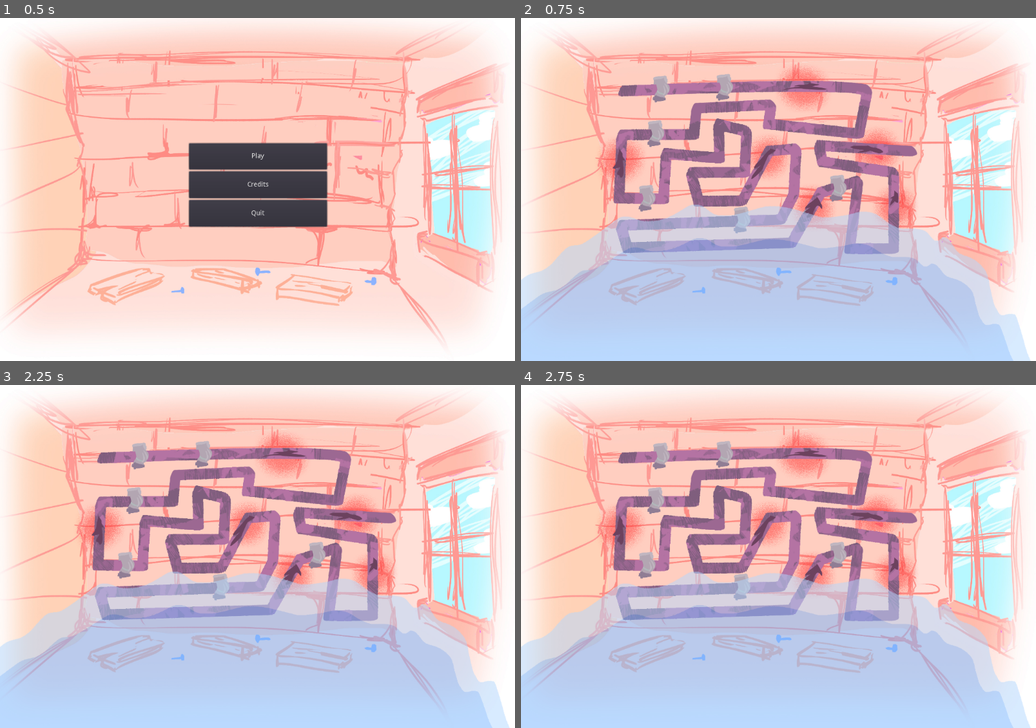
Above: before the commit, frames 1-4 (two rows, left to right).
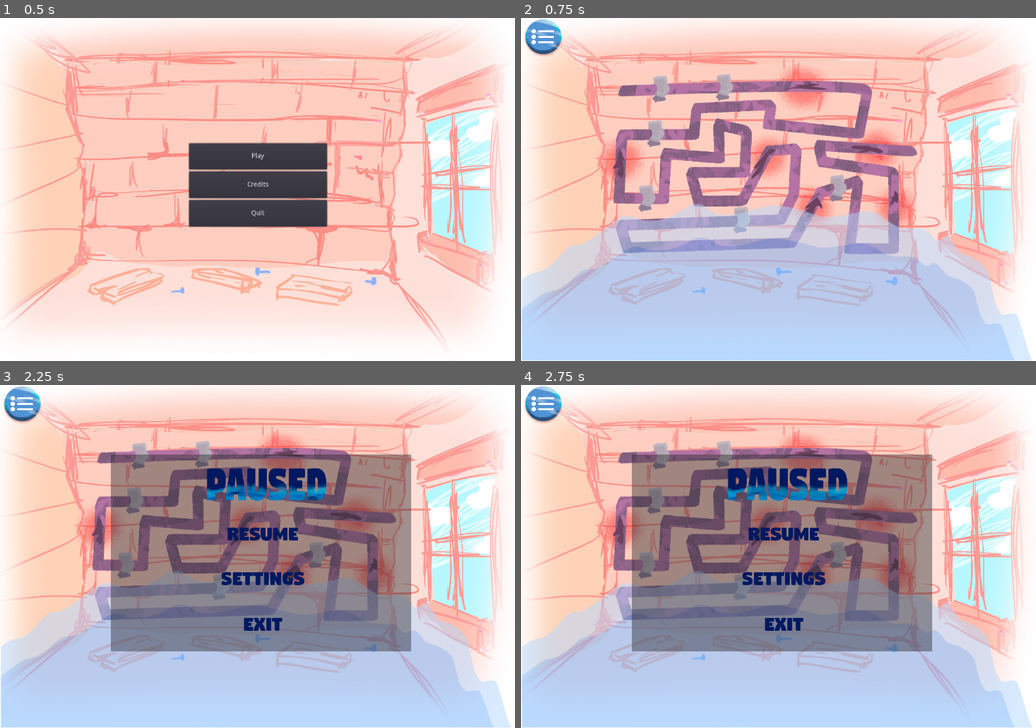
Above: after the commit, the same moments.

Repository: batomow/COMPILER
Game: Godot game, scene res://Main Scenes/MainMenu/MainMenu.tscn
Two runs of this game, one before a commit and one after it. Both use one fixed random seed, a clock stepped at 60 frames per second and the inputs below.
Inputs (mouse positions are in pixels of both pictures, inside the frame that each line leads up to):
- Up to frame 1 (0.5 s): no input
- Up to frame 2 (0.75 s): click "Play" at 0.5 s
- Up to frame 3 (2.25 s): click (30, 703) at 1.25 s, where only the run before the commit has a clickable "Menu"; click (20, 405) at 2.02 s
- Up to frame 4 (2.75 s): no input

Frame 1 is identical in both runs. In frame 2, 1.1% of the frame differs, in the area x 0-100%, y 0-100%; in frame 3, 34%; in frame 4, 34%.

Commit message:
basic functionality

Diff:
--- /dev/null
+++ b/Animations/InGameMenu.tres
@@ -0,0 +1,23 @@
+[gd_resource type="Animation" load_steps=5 format=2]
+
+[ext_resource path="res://Art/InGameMenu/Title/paused_title_1.png" type="Texture" id=1]
+[ext_resource path="res://Art/InGameMenu/Title/paused_title_2.png" type="Texture" id=2]
+[ext_resource path="res://Art/InGameMenu/Title/paused_title_3.png" type="Texture" id=3]
+[ext_resource path="res://Art/InGameMenu/Title/paused_title_4.png" type="Texture" id=4]
+
+[resource]
+resource_name = "PausedTitle"
+length = 0.8
+loop = true
+tracks/0/type = "value"
+tracks/0/path = NodePath(".:texture")
+tracks/0/interp = 1
+tracks/0/loop_wrap = true
+tracks/0/imported = false
+tracks/0/enabled = true
+tracks/0/keys = {
+"times": PoolRealArray( 0, 0.2, 0.4, 0.6 ),
+"transitions": PoolRealArray( 1, 1, 1, 1 ),
+"update": 1,
+"values": [ ExtResource( 1 ), ExtResource( 2 ), ExtResource( 3 ), ExtResource( 4 ) ]
+}
--- a/Main Scenes/Game/Game.tscn
+++ b/Main Scenes/Game/Game.tscn
@@ -1,12 +1,15 @@
 [gd_scene load_steps=6 format=2]
 
-[ext_resource path="res://Main Scenes/Game/InGameMenu.tscn" type="PackedScene" id=1]
-[ext_resource path="res://Art/BG.jpg" type="Texture" id=2]
-[ext_resource path="res://Art/tuberia.png" type="Texture" id=3]
-[ext_resource path="res://Art/piso_agua.png" type="Texture" id=4]
+[ext_resource path="res://Art/BG.jpg" type="Texture" id=1]
+[ext_resource path="res://Art/tuberia.png" type="Texture" id=2]
+[ext_resource path="res://Art/piso_agua.png" type="Texture" id=3]
+[ext_resource path="res://Main Scenes/Game/InGameMenu.tscn" type="PackedScene" id=4]
 
 [sub_resource type="GDScript" id=1]
 script/source = "extends Node2D
+
+enum game_states { PAUSED, NOT_PAUSED }
+var current_state:int = game_states.NOT_PAUSED
 
 onready var early_timer = $EarlyGame
 onready var mid_timer = $MidGame
@@ -42,6 +45,8 @@
 			print(alphabet[event.scancode])
 
 func _process(delta):
+	if current_state == game_states.PAUSED:
+		return
 	if !input_queue.empty(): #process key press or release
 		var event:InputEventKey = input_queue.front()
 		if (event.pressed):
@@ -69,6 +74,8 @@
 	pass # Replace with function body.
 
 func _on_Leak_timeout():
+	if current_state == game_states.PAUSED:
+		return
 	if letter_stack.empty() or position_stack.empty() or fugas_counter > 4:
 		return
 	var new_fuga = base_fuga.instance()
@@ -85,18 +92,6 @@
 [node name="Game" type="Node2D"]
 script = SubResource( 1 )
 
-[node name="UI" type="Control" parent="."]
-editor/display_folded = true
-anchor_right = 1.0
-anchor_bottom = 1.0
-
-[node name="InGameMenu" parent="UI" instance=ExtResource( 1 )]
-margin_left = 16.5009
-margin_top = 635.333
-margin_right = 111.5
-margin_bottom = 702.333
-items = [ "Main Menu", null, 0, false, false, 1, 0, null, "", false, "Quit", null, 0, false, false, 2, 0, null, "", false ]
-
 [node name="Pipe" type="Node2D" parent="."]
 editor/display_folded = true
 
@@ -120,16 +115,17 @@
 margin_right = 1338.62
 margin_bottom = 765.581
 rect_scale = Vector2( 0.58, 0.6 )
-texture = ExtResource( 3 )
+texture = ExtResource( 2 )
 
 [node name="Midground" type="TextureRect" parent="."]
 anchor_right = 1.0
 anchor_bottom = 1.0
-margin_left = -1.0
-margin_right = 1983.0
-margin_bottom = 1080.0
+margin_left = 1.58472
+margin_top = -1.29236
+margin_right = 1985.58
+margin_bottom = 1078.71
 rect_scale = Vector2( 0.563, 0.667 )
-texture = ExtResource( 4 )
+texture = ExtResource( 3 )
 
 [node name="EarlyGame" type="Timer" parent="."]
 wait_time = 3.0
@@ -146,6 +142,8 @@
 [node name="Leak" type="Timer" parent="."]
 
 [node name="FugaContainer" type="Node2D" parent="."]
+
+[node name="InGameMenu" parent="." instance=ExtResource( 4 )]
 [connection signal="timeout" from="EarlyGame" to="." method="_on_EarlyGame_timeout"]
 [connection signal="timeout" from="MidGame" to="." method="_on_MidGame_timeout"]
 [connection signal="timeout" from="LateGame" to="." method="_on_LateGame_timeout"]
--- a/Main Scenes/Game/InGameMenu.tscn
+++ b/Main Scenes/Game/InGameMenu.tscn
@@ -1,26 +1,127 @@
-[gd_scene load_steps=2 format=2]
+[gd_scene load_steps=16 format=2]
+
+[ext_resource path="res://Art/InGameMenu/PAUSE_IDDLE.png" type="Texture" id=1]
+[ext_resource path="res://Art/InGameMenu/PAUSE_PUSH.png" type="Texture" id=2]
+[ext_resource path="res://Art/InGameMenu/Title/paused_title_2.png" type="Texture" id=3]
+[ext_resource path="res://Animations/InGameMenu.tres" type="Animation" id=4]
+[ext_resource path="res://Art/InGameMenu/resume_iddle.png" type="Texture" id=5]
+[ext_resource path="res://Art/InGameMenu/resume_pushed.png" type="Texture" id=6]
+[ext_resource path="res://Art/InGameMenu/resume_selected.png" type="Texture" id=7]
+[ext_resource path="res://Art/InGameMenu/settings_iddle.png" type="Texture" id=8]
+[ext_resource path="res://Art/InGameMenu/settings_pushed.png" type="Texture" id=9]
+[ext_resource path="res://Art/InGameMenu/settings_selected.png" type="Texture" id=10]
+[ext_resource path="res://Art/InGameMenu/exit_iddle.png" type="Texture" id=11]
+[ext_resource path="res://Art/InGameMenu/exit_pushed.png" type="Texture" id=12]
+[ext_resource path="res://Art/InGameMenu/exit_selected.png" type="Texture" id=13]
 
 [sub_resource type="GDScript" id=1]
-script/source = "extends MenuButton
+script/source = "extends Control
+
+
+onready var menu:Popup = $Popup
+var pop:bool = true
+var game_node:Node2D #this is the root node of the game scene
+
+func _on_TextureButton_button_up():
+	if !game_node:
+		game_node = get_parent()
+	if pop:
+		menu.popup()
+		game_node.current_state = game_node.game_states.PAUSED
+	else:
+		menu.hide()
+		game_node.current_state = game_node.game_states.NOT_PAUSED
+	pop  = !pop
+
+func _on_Resume_button_up():
+	_on_TextureButton_button_up()
+
+
+func _on_Settings_button_up():
+	pass # Replace with function body.
+
+
+func _on_Exite_button_up():
+	get_tree().change_scene('res://Main Scenes/MainMenu/MainMenu.tscn')
+"
+
+[sub_resource type="GDScript" id=2]
+script/source = "extends AnimationPlayer
 
 func _ready():
-# warning-ignore:return_value_discarded
-	get_popup().connect(\"id_pressed\", self, \"_on_item_pressed\")
+	if !(self.is_playing()):
+		self.play(\"PausedTitle\")
+"
 
-func _on_item_pressed(id:int):
-	match(id):
-# warning-ignore:return_value_discarded
-		1 : get_tree().change_scene(\"res://Main Scenes/MainMenu/MainMenu.tscn\")
-		2 : get_tree().quit()"
+[node name="InGameMenu" type="Control"]
+anchor_right = 1.0
+anchor_bottom = 1.0
+script = SubResource( 1 )
 
-[node name="InGameMenu" type="MenuButton"]
-anchor_top = 1.0
+[node name="TextureButton" type="TextureButton" parent="."]
+margin_right = 402.0
+margin_bottom = 402.0
+rect_scale = Vector2( 0.234999, 0.227273 )
+texture_normal = ExtResource( 1 )
+texture_pressed = ExtResource( 2 )
+
+[node name="Popup" type="Popup" parent="."]
+visible = true
+anchor_right = 1.0
 anchor_bottom = 1.0
-margin_left = 13.8466
-margin_top = -84.9192
-margin_right = 108.846
-margin_bottom = -17.9192
-text = "Menu"
-flat = false
-items = [ "Main Menu", null, 0, false, false, 1, 0, null, "", false, "Quit", null, 0, false, false, 2, 0, null, "", false ]
-script = SubResource( 1 )
+margin_left = 90.0
+margin_top = 79.0
+
+[node name="Panel" type="Panel" parent="Popup"]
+modulate = Color( 1, 1, 1, 0.427451 )
+margin_left = 141.831
+margin_top = 66.7023
+margin_right = 762.831
+margin_bottom = 488.702
+rect_scale = Vector2( 1.01252, 0.978278 )
+
+[node name="TextureRect" type="TextureRect" parent="Popup"]
+margin_left = 277.423
+margin_top = 90.8311
+margin_right = 1442.42
+margin_bottom = 296.831
+rect_scale = Vector2( 0.329314, 0.431539 )
+texture = ExtResource( 3 )
+
+[node name="AnimationPlayer" type="AnimationPlayer" parent="Popup/TextureRect"]
+anims/PausedTitle = ExtResource( 4 )
+script = SubResource( 2 )
+
+[node name="VBoxContainer" type="VBoxContainer" parent="Popup"]
+margin_left = 289.421
+margin_top = 184.277
+margin_right = 1186.42
+margin_bottom = 975.277
+rect_scale = Vector2( 0.380894, 0.353888 )
+
+[node name="Resume" type="TextureButton" parent="Popup/VBoxContainer"]
+margin_right = 897.0
+margin_bottom = 261.0
+texture_normal = ExtResource( 5 )
+texture_pressed = ExtResource( 6 )
+texture_hover = ExtResource( 7 )
+
+[node name="Settings" type="TextureButton" parent="Popup/VBoxContainer"]
+margin_top = 265.0
+margin_right = 897.0
+margin_bottom = 526.0
+texture_normal = ExtResource( 8 )
+texture_pressed = ExtResource( 9 )
+texture_hover = ExtResource( 10 )
+
+[node name="Exit" type="TextureButton" parent="Popup/VBoxContainer"]
+margin_top = 530.0
+margin_right = 897.0
+margin_bottom = 791.0
+texture_normal = ExtResource( 11 )
+texture_pressed = ExtResource( 12 )
+texture_hover = ExtResource( 13 )
+[connection signal="button_up" from="TextureButton" to="." method="_on_TextureButton_button_up"]
+[connection signal="button_up" from="Popup/VBoxContainer/Resume" to="." method="_on_Resume_button_up"]
+[connection signal="button_up" from="Popup/VBoxContainer/Settings" to="." method="_on_Settings_button_up"]
+[connection signal="button_up" from="Popup/VBoxContainer/Exit" to="." method="_on_Exite_button_up"]
Binary file added: Art/InGameMenu/PAUSE_IDDLE.png
Not shown, added: Art/InGameMenu/PAUSE_IDDLE.png.import
Binary file added: Art/InGameMenu/PAUSE_PUSH.png
Not shown, added: Art/InGameMenu/PAUSE_PUSH.png.import
Binary file added: Art/InGameMenu/Title/paused_title_1.png
Not shown, added: Art/InGameMenu/Title/paused_title_1.png.import
Binary file added: Art/InGameMenu/Title/paused_title_2.png
Not shown, added: Art/InGameMenu/Title/paused_title_2.png.import
Binary file added: Art/InGameMenu/Title/paused_title_3.png
Not shown, added: Art/InGameMenu/Title/paused_title_3.png.import
Binary file added: Art/InGameMenu/Title/paused_title_4.png
Not shown, added: Art/InGameMenu/Title/paused_title_4.png.import
(and 19 more such lines)
